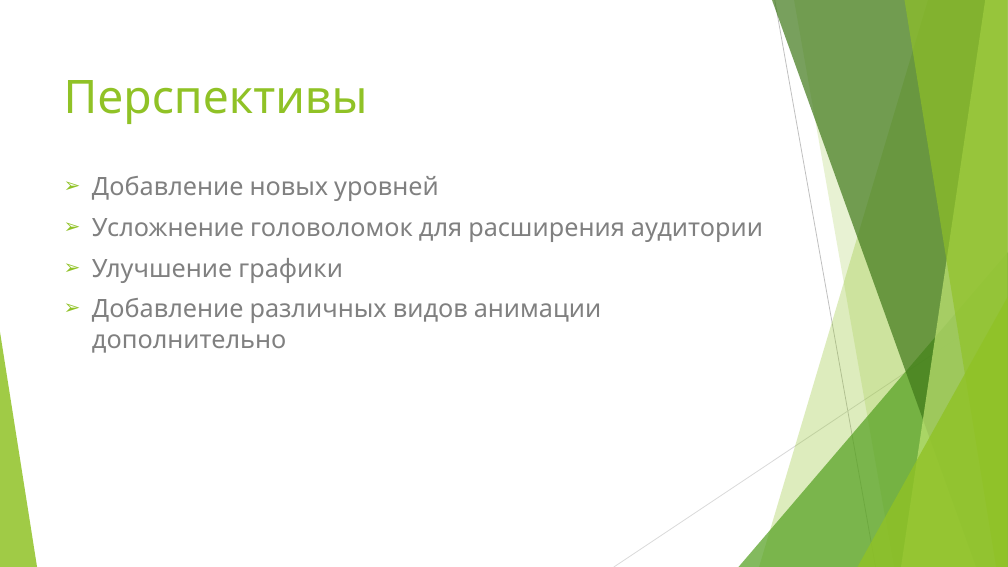
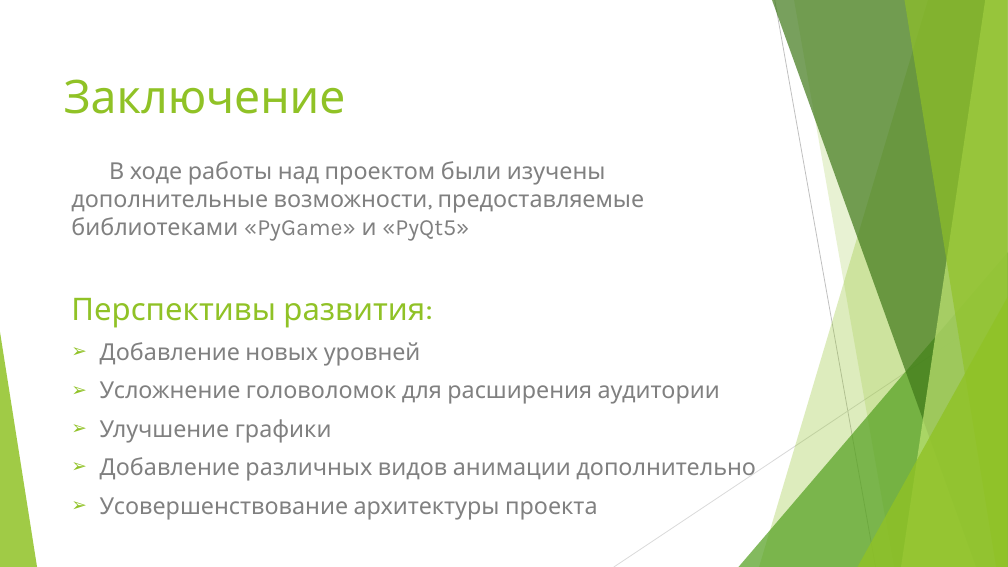
Before and after one commit to LebedenkoAlena/PyGame, a slide deck: slide 5 of CRAZY RABBIT.pptx. Drawn at 1008x567 pixels with LibreOffice and Linux fonts; fonts in the diff are those of the drawing. Boxes give left, top, right and bottom in pixels: in the first picture for what was removed or moved away, otherwise in the second. Text is boxed around its words. In the diff, an @@ line names an element or a change of style, - is before the commit and + after.

```diff
--- a/CRAZY RABBIT.pptx
+++ b/CRAZY RABBIT.pptx
@@ title at (64, 79, 346, 114): text changed @@
-Перспективы
+Заключение
@@ text at (71, 161, 756, 481): paragraph added @@
+➢ Усовершенствование архитектуры проекта
@@ text "В ходе работы над проектом ...": place and size @@
-text "В ходе работы над проектом ..." at (92, 176, 763, 353)
+text "В ходе работы над проектом ..." at (71, 161, 756, 481)
@@ text at (71, 161, 645, 328): paragraphs added @@
+В ходе работы над проектом были изучены дополнительные возможности, предоставляемые библиотеками «PyGame» и «PyQt5»
+Перспективы развития:
@@ text at (100, 342, 756, 481): size 24 to 22.2 pt in "Добавление новых уровней", "Усложнение головоломок для расширения аудитории", "Улучшение графики", "Добавление различных видов анимации дополнительно" @@
```
Also in this commit, not shown: 4 other slides changed.
